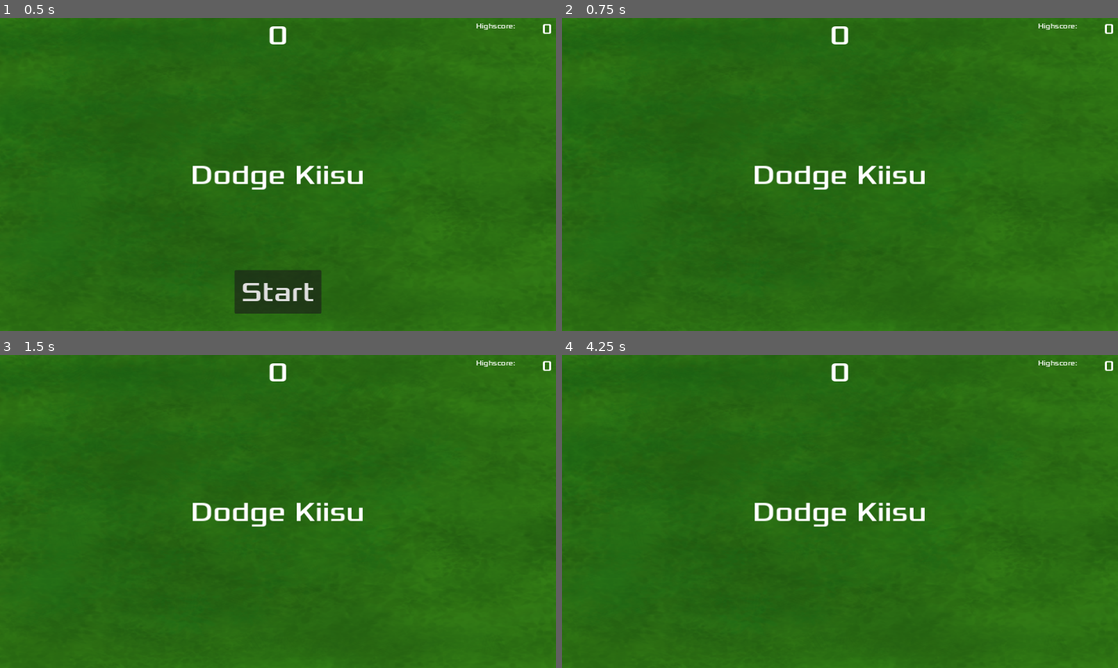
Above: before the commit, frames 1-4 (two rows, left to right).
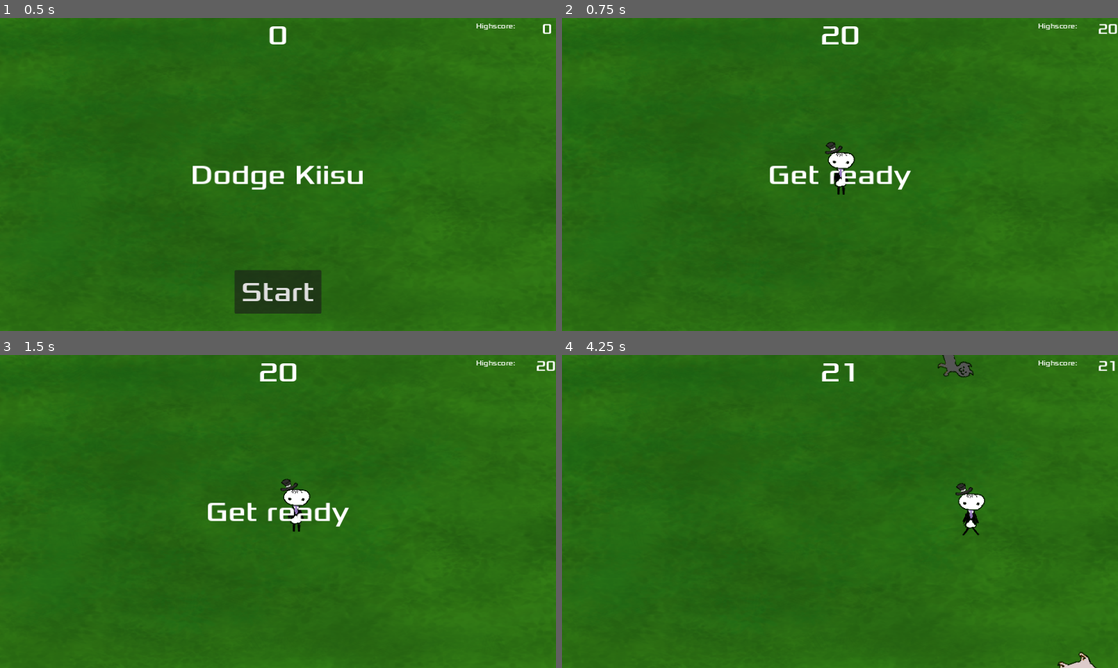
Above: after the commit, the same moments.

Repository: ebistu/dis-guys-a-cat-allergic
Game: Godot game, scene res://scenes/main.tscn
Two runs of this game, one before a commit and one after it. Both use one fixed random seed, a clock stepped at 60 frames per second and the inputs below.
Inputs:
- Up to frame 1 (0.5 s): no input
- Up to frame 2 (0.75 s): click "Start" at 0.5 s
- Up to frame 3 (1.5 s): tap Enter at 1.25 s; hold D (move_right) from 1.28 s (still down)
- Up to frame 4 (4.25 s): release D (move_right) at 2.03 s; hold S (move_down) 2.03-2.78 s; hold D (move_right) 2.78-3.53 s; hold W (move_up) from 3.53 s (still down)

Frame 1 is identical in both runs. In frame 2, 1.8% of the frame differs, in the area x 34-100%, y 1-57%; in frame 3, 1.8%; in frame 4, 2.1%, in the area x 34-100%, y 0-100%.
Error before the commit: Parse Error: Too few arguments for "randf_range()" call. Expected at least 2 but received 0. (res://scenes/main.gd:50)

Commit message:
fixed power up system

Diff:
--- a/scenes/characters/kiisu.tscn
+++ b/scenes/characters/kiisu.tscn
@@ -86,7 +86,7 @@
 }]
 
 [sub_resource type="CapsuleShape2D" id="CapsuleShape2D_quk48"]
-radius = 17.0
+radius = 10.6667
 height = 58.0
 
 [node name="kiisu" type="RigidBody2D"]
@@ -95,7 +95,7 @@
 script = ExtResource("1_xm0xp")
 
 [node name="AnimatedSprite2D" type="AnimatedSprite2D" parent="."]
-position = Vector2(8, -32)
+position = Vector2(16, -24)
 scale = Vector2(1.5, 1.5)
 sprite_frames = SubResource("SpriteFrames_tpjfg")
 animation = &"walk_black"
--- a/scenes/characters/player.gd
+++ b/scenes/characters/player.gd
@@ -67,13 +67,22 @@
 			indestructible = false
 		"shrink":
 			scale = Vector2(0.5,0.5)
+			$poweruplabel.text = "smol"
+			$poweruplabel.show()
 			await get_tree().create_timer(10.0).timeout
 			scale = Vector2(1,1)
+			$poweruplabel.hide()
 		"speed":
 			speed = speed * 2
+			$poweruplabel.text = "accelerandoo"
+			$poweruplabel.show()
 			await get_tree().create_timer(10.0).timeout
 			speed = 200
+			$poweruplabel.hide()
 		"indestructible":
 			indestructible = true
+			$poweruplabel.text = "immune to cat"
+			$poweruplabel.show()
 			await get_tree().create_timer(10.0).timeout
 			indestructible = false
+			$poweruplabel.hide()
--- a/scenes/characters/player.tscn
+++ b/scenes/characters/player.tscn
@@ -32,12 +32,10 @@
 
 [sub_resource type="CapsuleShape2D" id="CapsuleShape2D_umxen"]
 radius = 12.0
-height = 70.0
+height = 57.3333
 
 [node name="Player" type="Area2D"]
-position = Vector2(0, -1)
 script = ExtResource("1_7maw3")
-metadata/_edit_group_ = true
 
 [node name="AnimatedSprite2D" type="AnimatedSprite2D" parent="."]
 scale = Vector2(1.5, 1.5)
@@ -51,7 +49,11 @@
 shape = SubResource("CapsuleShape2D_umxen")
 
 [node name="poweruplabel" type="Label" parent="."]
-offset_right = 40.0
-offset_bottom = 23.0
+offset_left = -96.0
+offset_top = -104.0
+offset_right = 96.0
+offset_bottom = -81.0
+horizontal_alignment = 1
+vertical_alignment = 1
 
 [connection signal="body_entered" from="." to="." method="_on_body_entered"]
--- a/scenes/collectibles/powerup_shrink.tscn
+++ b/scenes/collectibles/powerup_shrink.tscn
@@ -18,5 +18,4 @@
 
 [node name="CollisionShape2D" type="CollisionShape2D" parent="."]
 rotation = 0.706858
-scale = Vector2(1, 1)
 shape = SubResource("CapsuleShape2D_des24")
--- a/scenes/main.gd
+++ b/scenes/main.gd
@@ -4,7 +4,8 @@
 @export var powerup_scene: PackedScene
 var score
 var powerup_shrink = preload("res://scenes/collectibles/powerup_shrink.gd")
-var powerup_has_dropped_arr: Array[bool] = [false, false, false, false]
+var powerupIndex = 0
+var powerup_has_dropped_arr: Array[bool] = [false, false, false, false, false]
 var powerup_drop_round_arr: Array[int] = [0, 0, 0, 0, 0]
 var powerup_drop1: bool = false
 var powerup_drop1_round: int = 0
@@ -15,13 +16,13 @@
 
 # Called every frame. 'delta' is the elapsed time since the previous frame.
 func _process(delta):
-	var index = 0
-	if score == powerup_drop_round_arr[index] and powerup_has_dropped_arr[index]:
+	if score == powerup_drop_round_arr[powerupIndex] and powerup_has_dropped_arr[powerupIndex] == false:
 		var powerup_shrink = powerup_scene.instantiate()
 		powerup_shrink.position = Vector2(randf_range(100, 1180), randf_range(50,670))
 		add_child(powerup_shrink)
-		powerup_has_dropped_arr[index] = true
-		index += 1
+		powerup_has_dropped_arr[powerupIndex] = true
+		if powerupIndex < 4:
+			powerupIndex += 1
 	#if score == powerup_drop1_round and powerup_drop1 == false:
 		#var powerup_shrink = powerup_scene.instantiate()
 		#powerup_shrink.position = Vector2(randf_range(100, 1180), randf_range(50,670))
@@ -33,22 +34,20 @@
 	$ScoreTimer.stop()
 	$MobTimer.stop()
 	$HUD.show_game_over()
-	powerup_drop1 = false
-	powerup_drop1_round = 0
+	powerup_drop_round_arr = [0, 0, 0, 0, 0]
+	powerup_has_dropped_arr = [false, false, false, false, false]
+	powerupIndex = 0
+	#powerup_drop1 = false
+	#powerup_drop1_round = 0
 
 func new_game():
-	score = 0
+	score = 20
 	$Player.start($StartPosition.position)
 	$StartTimer.start()
 	$HUD.update_score(score)
 	$HUD.show_message("Get ready")
 	get_tree().call_group("mobs", "queue_free")
-	var index = 2
-	for i in powerup_drop_round_arr:
-		var upperLimit = index * 10
-		var lowerLimit = index * 10 + 10
-		i = randf_range()
-		index += 2
+	powerup_drop_round_arr = [randf_range(45,55), randf_range(70,80), randf_range(95,105), randf_range(120,130), randf_range(145,155)]
 	print(powerup_drop_round_arr)
 
 func _on_score_timer_timeout():
@@ -61,19 +60,13 @@
 
 func _on_mob_timer_timeout():
 	var kiisu = mob_scene.instantiate()
-
 	var mob_spawn_location = $MobPath/MobSpawnLocation
 	mob_spawn_location.progress_ratio = randf()
-
 	var direction = mob_spawn_location.rotation + PI / 2
-
 	kiisu.position = mob_spawn_location.position
-
 	direction += randf_range(-PI / 4, PI / 4)
 	kiisu.rotation = direction
-
 	var velocity = Vector2(randf_range(150.0, 250.0), 0.0)
-
 	if score > 50:
 		velocity = velocity * 1.5
 	elif score > 100:
@@ -82,7 +75,5 @@
 		velocity = velocity * 2.5
 	elif score > 200:
 		velocity = velocity * 3
-
 	kiisu.linear_velocity = velocity.rotated(direction)
-
 	add_child(kiisu)
